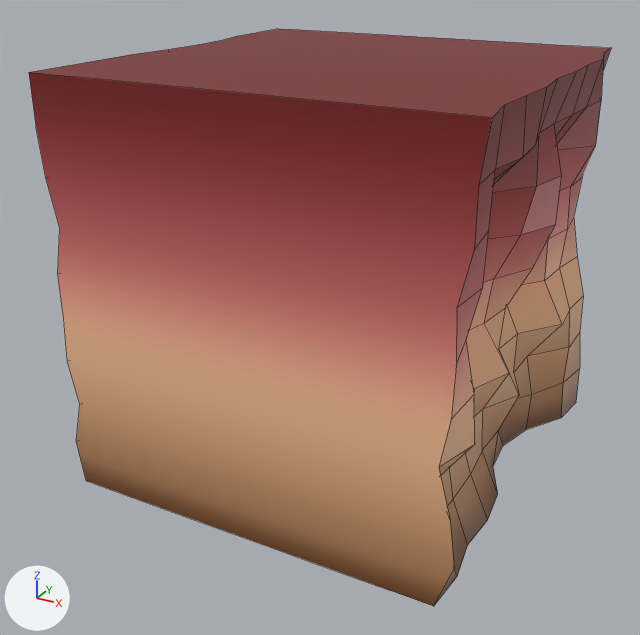
The FBX model Assets/Models/TileSets/Tileset 1/sBase1.001.fbx, before and after one commit.
One viewpoint serves both versions: a 50 mm lens placed at (0.941, -1.867, 0.774), pointed at (-0.041, -0.082, -0.119). Arrows for +X, +Y and +Z are at lower left; the lights stay in place. Mesh edges are drawn as thin lines. Where no turn or scale is listed for an object, it has been applied to the vertices.

The first picture shows 'sBase1.001'.
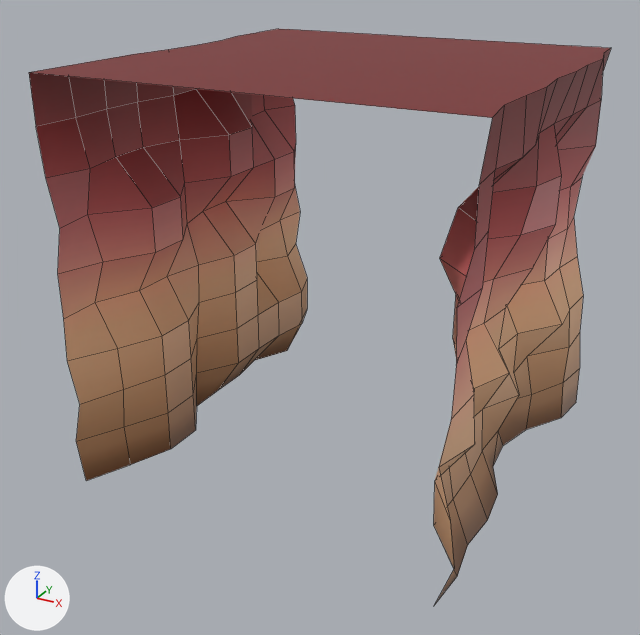
Pixel boxes [x1, y1, x2, y2] of what changed, in the pictures (640 x 635 px):
'sBase1.001', reshaped
    before: [29, 29, 611, 606]
    after: [29, 29, 611, 604]
part 1 of me_cube_060, deleted
    before: [29, 72, 492, 606]

What the commit changed:
me_cube_060 is used by ob_sbase1_001; location (0.0, 0.0, 0.0).
me_cube_060 had 232 vertices, 166 faces and spanned x -0.5..0.5, y -0.5..0.5, z -0.5..0.5.
me_cube_060 now has 216 vertices, 163 faces and spans x -0.5..0.5, y -0.5..0.5, z -0.5..0.5.
Part 1, on me_cube_060:
16 vertices are removed from x -0.368..0.389, y -0.5..0.5, z -0.5.
3 faces are deleted.
